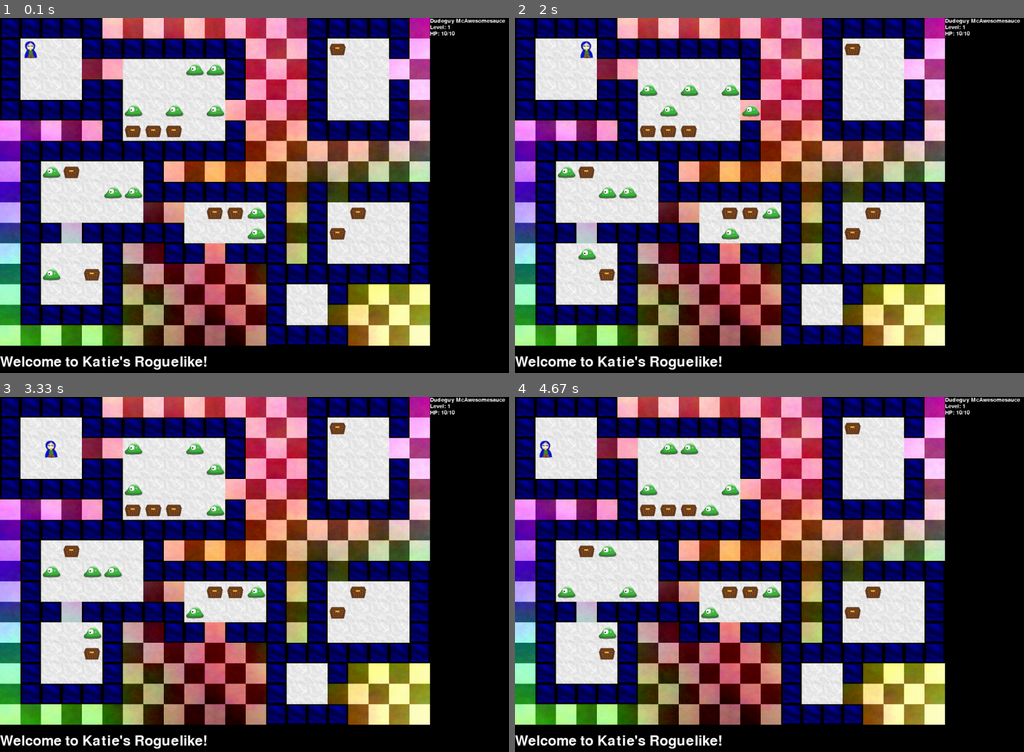
Above: before the commit, frames 1-4 (two rows, left to right).
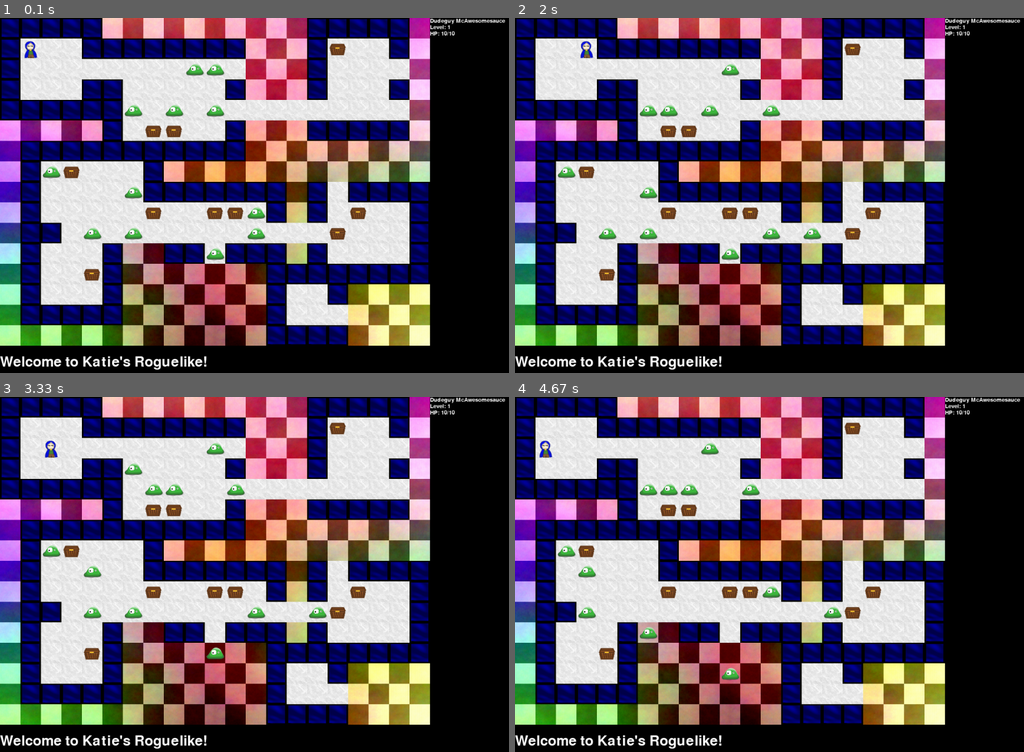
Above: after the commit, the same moments.

Repository: kcunning/Katie-s-Rougish-PyGame
Game: pygame game, started from main.py
Two runs of this game, one before a commit and one after it. Both use one fixed random seed, a clock stepped at 60 frames per second and the inputs below. The source is Python 2; it was converted automatically to run under Python 3.
Inputs:
- Up to frame 1 (0.1 s): no input
- Up to frame 2 (2 s): hold Right 0.33-0.8 s; hold Up 0.83-1.18 s; hold Right 1.22-1.68 s; hold Left from 1.72 s (still down)
- Up to frame 3 (3.33 s): release Left at 2.32 s; hold Down 2.35-3.12 s; hold Left from 3.15 s (still down)
- Up to frame 4 (4.67 s): release Left at 4.03 s; hold Up from 4.07 s (still down)

The runs differ from the first frame. In frame 1, 6.0% of the frame differs, in the area x 8-81%, y 11-87%; in frame 2, 6.8%; in frame 3, 7.2%; in frame 4, 7.1%.

Commit message:
Starting hallways

Diff:
--- a/roguey/classes/gamemap.py
+++ b/roguey/classes/gamemap.py
@@ -25,6 +25,9 @@
         self.roomlist = []
 
         self.get_rooms()
+        self.connect_rooms()
+        for room in self.roomlist:
+            print room.start
 
         for i in range(TREASURES):
             while 1:
@@ -62,6 +65,21 @@
         for room in self.roomlist:
             self.make_random_door(room)
 
+    def connect_rooms(self):
+        for room in self.roomlist:
+
+            i = self.roomlist.index(room)
+            try:
+                next = self.roomlist[i+1]
+            except:
+                return
+            print room.door, "->", next.door
+            for x in range(room.door[0], next.door[0]+1):
+                if self.walls[x][room.door[1]]:
+                    self.walls[x][room.door[1]] = 0
+                self.floor[x][room.door[1]] = 1
+            for y in range(room.door[1], next.door[1]+1):
+                print y
 
     def check_room(self, coord, height, length):
         ''' Are all the spaces in a room free?
@@ -104,10 +122,11 @@
             door = self.check_door(coord, check, next)
             if door:
                 self.walls[coord[0]][coord[1]] = 0
+                self.floor[coord[0]][coord[1]] = 2
+                room.door = (coord[0],coord[1])
                 return
 
     def check_door(self, coord, check, next):
-        print coord, check, next
         # Is it at the bounds?
         if check[0] < 0 or check[1] < 0:
             return False
@@ -272,3 +291,4 @@
         self.width = width
         self.height = height
         self.end = (self.start[0]+self.width, self.start[1]+self.width)
+        self.door = []
